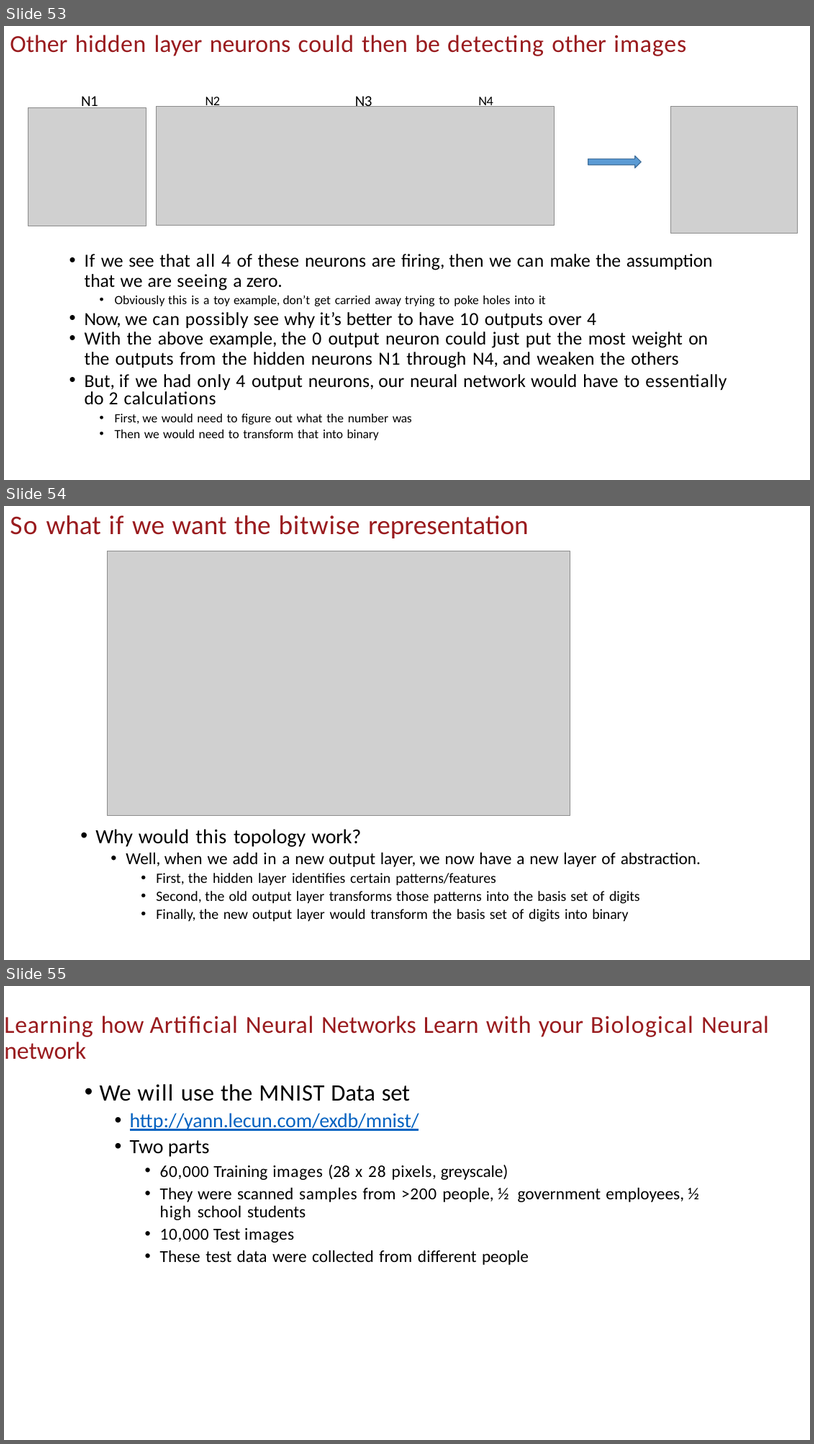
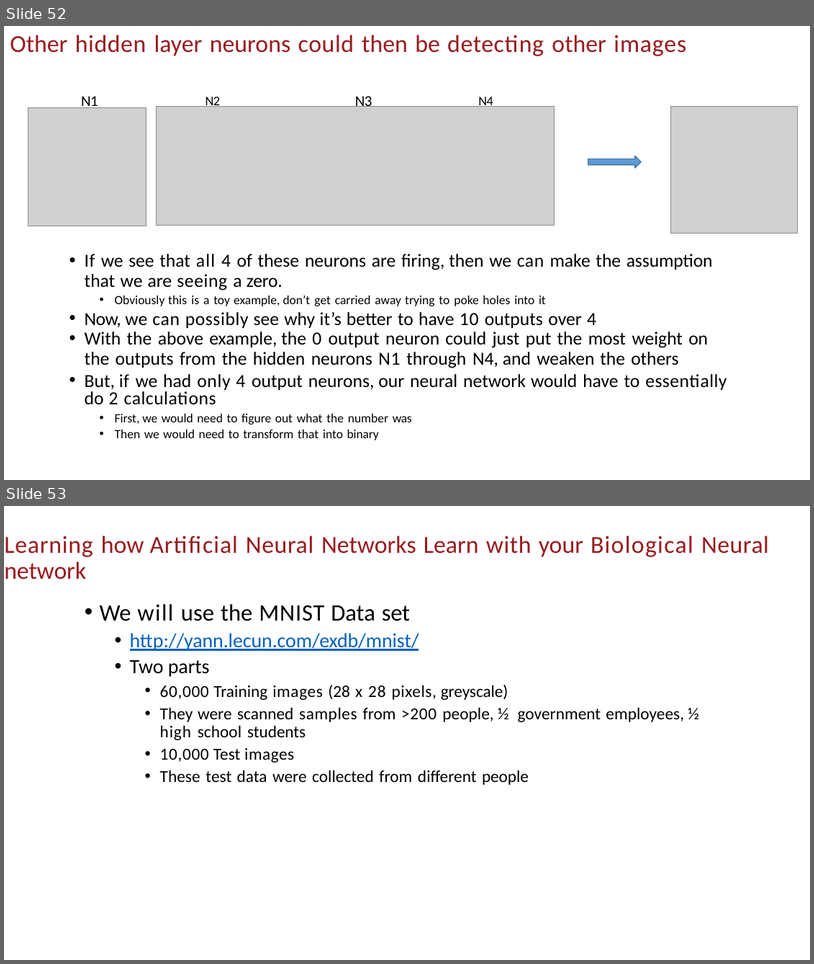
Before and after one commit to uscee105/ee105, a slide deck: assets/module-4-ml/mod-4-lecture-19-20-nn.pptx. Shown one above the other, each under a label of ours: slides 53, 54 and 55 before the commit, slides 52 and 53 after it. The pictures are 814x1444 and 814x964 pixels, drawn with LibreOffice and Linux fonts; fonts in the diff are those of the drawing; grey boxes stand for pictures; background and template pictures are left out. Boxes give left, top, right and bottom in pixels: in the first picture for what was removed or moved away, otherwise in the second. Text is boxed around its words. In the diff, an @@ line names an element or a change of style, - is before the commit and + after.

```diff
--- a/assets/module-4-ml/mod-4-lecture-19-20-nn.pptx
+++ b/assets/module-4-ml/mod-4-lecture-19-20-nn.pptx
@@ slide 54 removed at box(4, 506, 810, 960), background #FFFFFF @@
@@ title removed at box(10, 515, 529, 538) @@
-So what if we want the bitwise representation
@@ picture removed at box(108, 551, 570, 816) @@
@@ text removed at box(95, 829, 701, 921) @@
-• Why would this topology work?
-  • Well, when we add in a new output layer, we now have a new layer of abstraction.
-    • First, the hidden layer identifies certain patterns/features
-    • Second, the old output layer transforms those patterns into the basis set of digits
-    • Finally, the new output layer would transform the basis set of digits into binary
@@ what was slide 53 is now slide 52 @@
@@ what was slide 55 is now slide 53 @@
```
Also in this commit, not shown: 4 slides changed, 2 slides added, 6 other slides removed, 2 other files.
